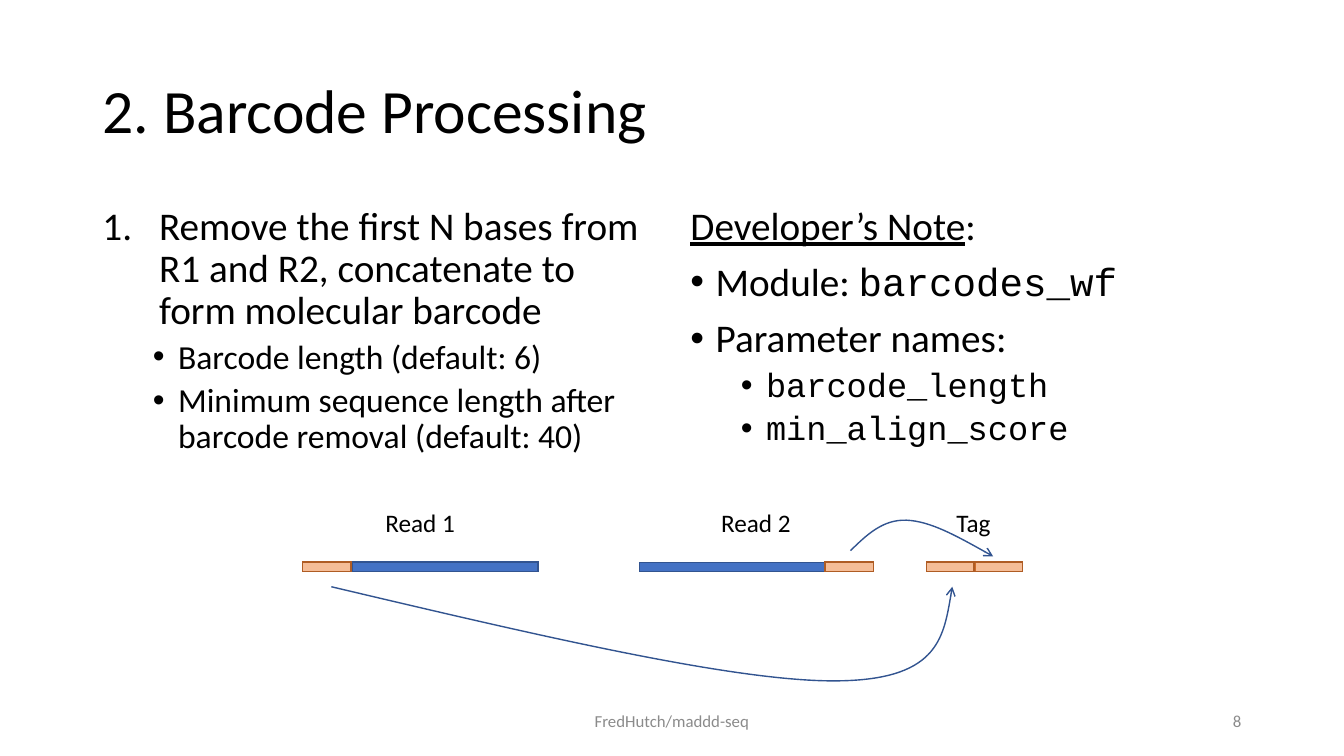
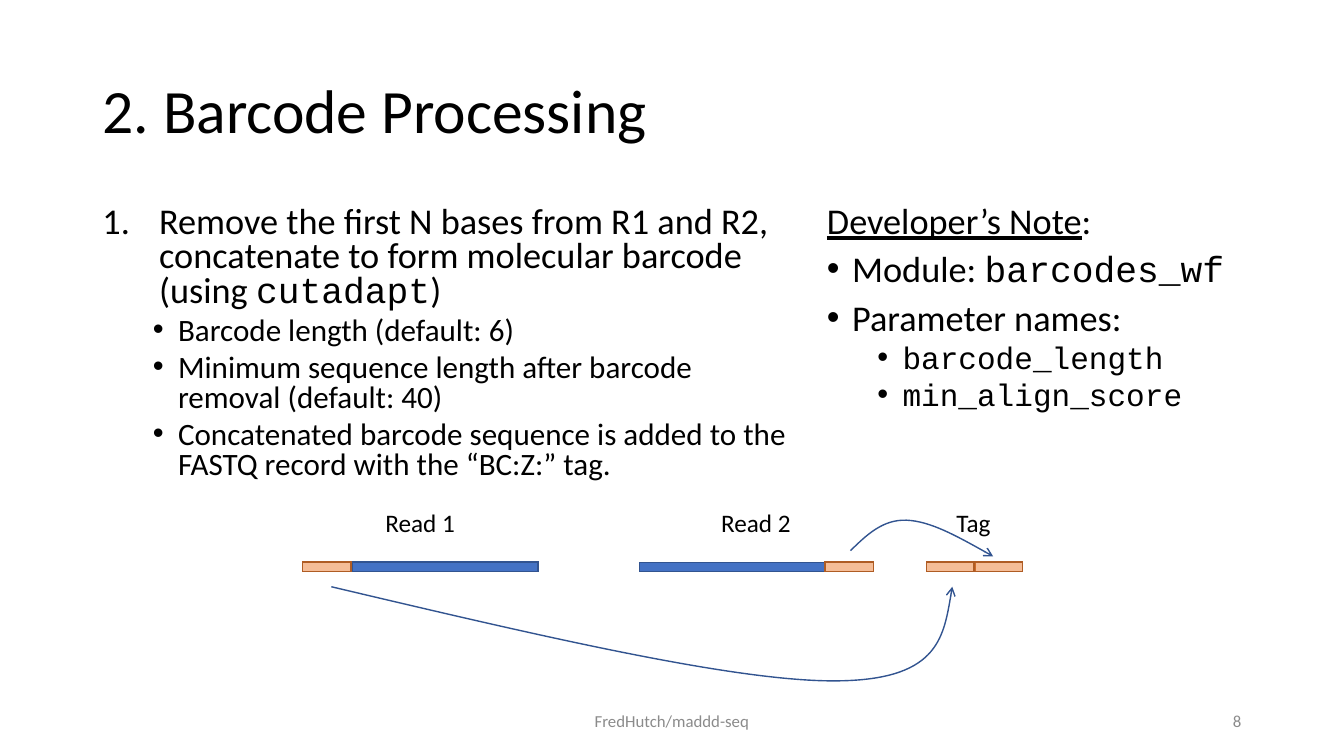
Before and after one commit to FredHutch/maddd-seq, a slide deck: slide 8 of docs/process.schematic.pptx. Drawn at 1344x756 pixels with LibreOffice and Linux fonts; fonts in the diff are those of the drawing. Boxes give left, top, right and bottom in pixels: in the first picture for what was removed or moved away, otherwise in the second. Text is boxed around its words. In the diff, an @@ line names an element or a change of style, - is before the commit and + after.

```diff
--- a/docs/process.schematic.pptx
+++ b/docs/process.schematic.pptx
@@ text at (x1=159, y1=208, x2=768, y2=311): text changed; size 28 to 25.9 pt @@
-1. Remove the first N bases from R1 and R2, concatenate to form molecular barcode
+1. Remove the first N bases from R1 and R2, concatenate to form molecular barcode (using cutadapt)
@@ text "Developer’s Note:" moved from (x1=690, y1=212, x2=1117, y2=447) to (x1=827, y1=208, x2=1224, y2=413) @@
@@ text "Developer’s Note:" at (x1=827, y1=208, x2=1224, y2=413): size 28 to 25.9 pt in "Developer’s Note:", "Module: barcodes_wf", "Parameter names:"; size 24 to 22.2 pt in "barcode_length", "min_align_score"; line spacing 0.9 to 0.8 @@
@@ text at (x1=178, y1=318, x2=692, y2=412): size 24 to 22.2 pt in "Barcode length (default: 6)", "Minimum sequence length after barcode removal (default: ..."; line spacing 0.9 to 0.8 @@
@@ text at (x1=178, y1=423, x2=785, y2=481): paragraph added @@
+  • Concatenated barcode sequence is added to the FASTQ record with the “BC:Z:” tag.
```
Also in this commit, not shown: 7 other slides changed, 1 slide added, 1 other file.
